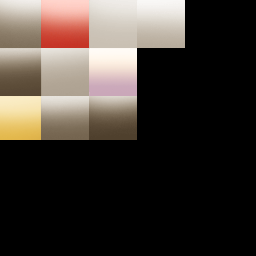
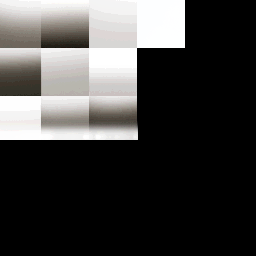
Layers edited between the first and the second w=256, h=256 image:
added layer "White values - bottom" above "Corrupted effects" over [0, 0, 185, 140]
added group "Corrupted effects" with 8 layers above "Color swatches" over [41, 0, 89, 48]
added layer "Chakra color - Black overlay" in group "Corrupted effects" over [41, 0, 89, 48]
renamed "Brightness/Contrast 1" to "Color swatches", painted on it, unmasked it over [0, 0, 185, 140]
removed layer "Group 2 copy 3" over [0, 0, 185, 140]
removed layer "Background" over [0, 0, 185, 140]
